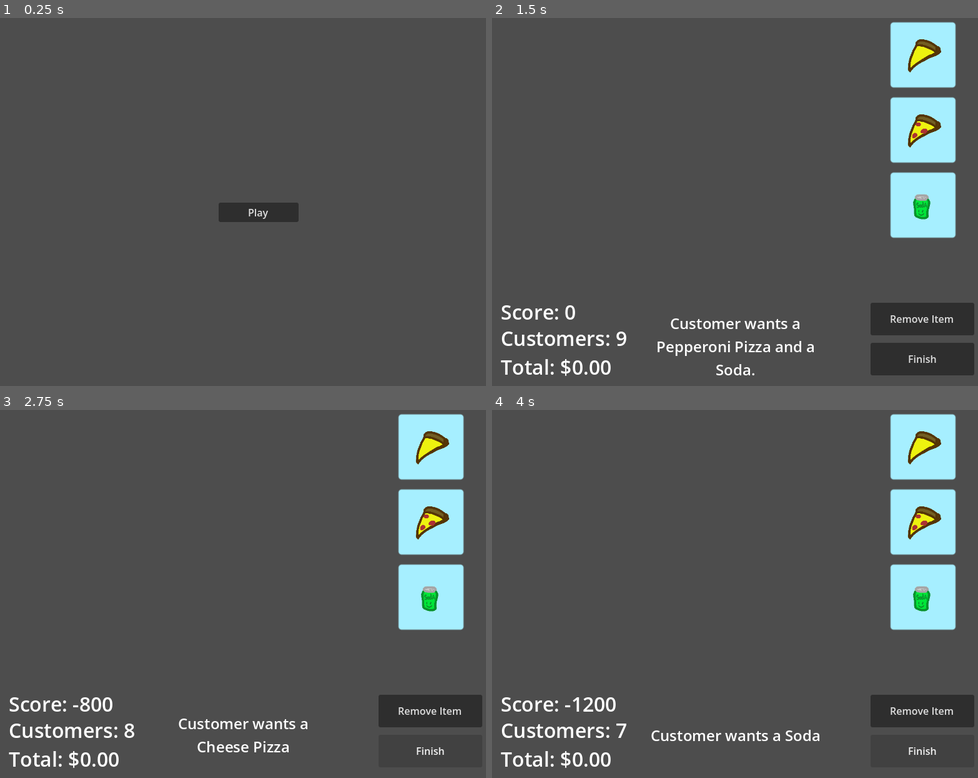
Above: before the commit, frames 1-4 (two rows, left to right).
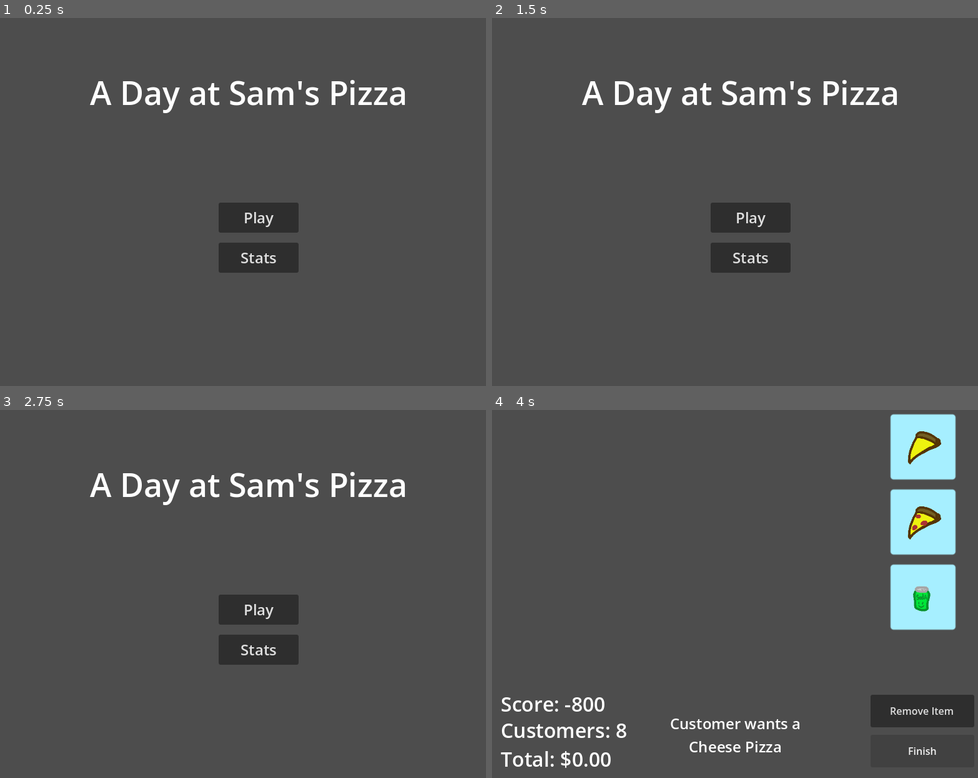
Above: after the commit, the same moments.

Repository: CollectorDev09/Sams-Pizza
Game: Godot game, scene res://scenes/menu.tscn
The game is run twice, just before and just after one commit, with the same random seed, the same clock (stepped at 60 frames per second) and the same inputs.
Inputs (mouse positions are in pixels of both pictures, inside the frame that each line leads up to):
- Up to frame 1 (0.25 s): no input
- Up to frame 2 (1.5 s): click "Play" (after the commit: "Stats") at 0.5 s; click (516, 371) at 1.25 s, where only the run after the commit has a clickable "Back"
- Up to frame 3 (2.75 s): click (432, 752) at 2 s, where only the run before the commit has a clickable "Finish"
- Up to frame 4 (4 s): click (749, 608) at 2.75 s, where only the run after the commit has a clickable "Play"; click "Finish" at 3.5 s

The runs differ from the first frame. In frame 1, 3.4% of the frame differs, in the area x 18-84%, y 16-70%; in frame 2, 17%, in the area x 1-100%, y 1-98%; in frame 3, 15%; in frame 4, 1.1%.

Commit message:
Stats and Save Data!!

Diff:
--- a/project.godot
+++ b/project.godot
@@ -18,6 +18,7 @@
 [autoload]
 
 Stats="*uid://dyiukkuljwp6j"
+SaveLoad="*uid://cnpcqf7p47c0i"
 
 [display]
 
--- a/scenes/menu.tscn
+++ b/scenes/menu.tscn
@@ -1,21 +1,49 @@
 [gd_scene format=3 uid="uid://ccm061yuoyhrw"]
 
 [ext_resource type="Script" uid="uid://c3prm447ff2h3" path="res://scripts/menu/playButton.gd" id="1_yqeox"]
+[ext_resource type="Script" uid="uid://byvan63mdsld0" path="res://scripts/menu/statsButton.gd" id="2_vjb58"]
 
 [node name="Menu" type="Node2D" unique_id=1771713687]
 
-[node name="Button" type="Button" parent="." unique_id=73038390]
+[node name="Play" type="Button" parent="." unique_id=73038390]
 anchors_preset = 2
 anchor_top = 1.0
 anchor_bottom = 1.0
 offset_left = 352.0
 offset_top = 304.0
 offset_right = 480.0
-offset_bottom = 335.0
+offset_bottom = 352.0
 grow_vertical = 0
 size_flags_horizontal = 4
 size_flags_vertical = 4
+theme_override_font_sizes/font_size = 24
 text = "Play"
 script = ExtResource("1_yqeox")
 
-[connection signal="pressed" from="Button" to="Button" method="_on_pressed"]
+[node name="Stats" type="Button" parent="." unique_id=913676124]
+anchors_preset = 2
+anchor_top = 1.0
+anchor_bottom = 1.0
+offset_left = 352.0
+offset_top = 368.0
+offset_right = 480.0
+offset_bottom = 416.0
+grow_vertical = 0
+size_flags_horizontal = 4
+size_flags_vertical = 4
+theme_override_font_sizes/font_size = 24
+text = "Stats"
+script = ExtResource("2_vjb58")
+
+[node name="Label" type="Label" parent="." unique_id=2122272813]
+offset_left = 128.0
+offset_top = 88.0
+offset_right = 672.0
+offset_bottom = 168.0
+theme_override_font_sizes/font_size = 52
+text = "A Day at Sam's Pizza"
+horizontal_alignment = 1
+vertical_alignment = 1
+
+[connection signal="pressed" from="Play" to="Play" method="_on_pressed"]
+[connection signal="pressed" from="Stats" to="Stats" method="_on_pressed"]
--- /dev/null
+++ b/scenes/stats.tscn
@@ -0,0 +1,44 @@
+[gd_scene format=3 uid="uid://bbd61t3we7rmc"]
+
+[ext_resource type="Script" uid="uid://drl42y63c2v8f" path="res://scripts/stats/stats.gd" id="1_3f7q0"]
+
+[node name="Stats" type="Node2D" unique_id=1006589085]
+script = ExtResource("1_3f7q0")
+
+[node name="Stats" type="Label" parent="." unique_id=2136799839]
+offset_left = 256.0
+offset_top = 8.0
+offset_right = 544.0
+offset_bottom = 96.0
+theme_override_font_sizes/font_size = 32
+text = "Stats"
+horizontal_alignment = 1
+
+[node name="ScoreLabel" type="Label" parent="." unique_id=1114787057]
+offset_left = 160.0
+offset_top = 200.0
+offset_right = 640.0
+offset_bottom = 240.0
+theme_override_font_sizes/font_size = 24
+text = "Score:"
+horizontal_alignment = 1
+vertical_alignment = 1
+
+[node name="AccuracyLabel" type="Label" parent="." unique_id=648462821]
+offset_left = 160.0
+offset_top = 256.0
+offset_right = 640.0
+offset_bottom = 296.0
+theme_override_font_sizes/font_size = 24
+text = "Accuracy:"
+horizontal_alignment = 1
+vertical_alignment = 1
+
+[node name="BackButton" type="Button" parent="." unique_id=192770944]
+offset_left = 8.0
+offset_top = 560.0
+offset_right = 80.0
+offset_bottom = 591.0
+text = "Back"
+
+[connection signal="pressed" from="BackButton" to="." method="_goBack"]
--- /dev/null
+++ b/scripts/data/SaveData.gd
@@ -0,0 +1,6 @@
+extends Resource
+class_name SaveDataResource
+
+@export var points: int = 0
+@export var accArray = []
+@export var accuracy: float = 0.00
--- /dev/null
+++ b/scripts/data/SaveLoad.gd
@@ -0,0 +1,23 @@
+extends Node
+
+const save_location = "user://SaveData.tres"
+
+var SaveFileData: SaveDataResource = SaveDataResource.new()
+
+func _ready() -> void:
+	_load()
+
+func _save():
+	ResourceSaver.save(SaveFileData, save_location)
+
+func _load():
+	if FileAccess.file_exists(save_location):
+		SaveFileData = ResourceLoader.load(save_location).duplicate(true)
+
+func resetAccuracy():
+	var total: float = 0
+
+	for acc in SaveFileData.accArray:
+		total += acc
+
+	SaveFileData.accuracy = total / SaveFileData.accArray.size()
--- a/scripts/main.gd
+++ b/scripts/main.gd
@@ -34,6 +34,9 @@
 
 # Called when the node enters the scene tree for the first time.
 func _ready() -> void:
+	SaveLoad._load()
+	points = SaveLoad.SaveFileData.points
+
 	statsHUD.hide()
 	newCustomer()
 
@@ -142,4 +145,8 @@
 		newCustomer()
 	else:
 		print("Good Job! You're done!")
+		SaveLoad.SaveFileData.points = points
+		SaveLoad.SaveFileData.accArray.append(Stats.orderAccuracy)
+		SaveLoad.resetAccuracy()
+		SaveLoad._save()
 		statsHUD.show()
--- /dev/null
+++ b/scripts/menu/statsButton.gd
@@ -0,0 +1,9 @@
+extends Button
+
+
+# Called when the node enters the scene tree for the first time.
+func _ready() -> void:
+	pass # Replace with function body.
+
+func _on_pressed() -> void:
+	get_tree().change_scene_to_file("res://scenes/stats.tscn")
--- /dev/null
+++ b/scripts/stats/stats.gd
@@ -0,0 +1,19 @@
+extends Node2D
+@onready var scoreLabel: Label = $ScoreLabel
+@onready var accuracyLabel: Label = $AccuracyLabel
+
+
+# Called when the node enters the scene tree for the first time.
+func _ready() -> void:
+	SaveLoad._load()
+	scoreLabel.text = "Points: %d" % SaveLoad.SaveFileData.points
+	accuracyLabel.text = "Accuracy: %.2f%%" % SaveLoad.SaveFileData.accuracy
+
+
+# Called every frame. 'delta' is the elapsed time since the previous frame.
+func _process(delta: float) -> void:
+	pass
+
+
+func _goBack() -> void:
+	get_tree().change_scene_to_file("res://scenes/menu.tscn")
Not shown, added: scripts/data/SaveData.gd.uid
Not shown, added: scripts/data/SaveLoad.gd.uid
Not shown, added: scripts/menu/statsButton.gd.uid
Not shown, added: scripts/stats/stats.gd.uid
